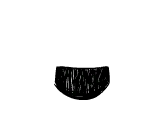
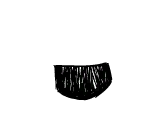
Layers edited between the first and the second 160×120 image:
added layer "Layer #1" above "Layer" over [53, 62, 113, 101]
hid "Layer" over [54, 66, 110, 100]
